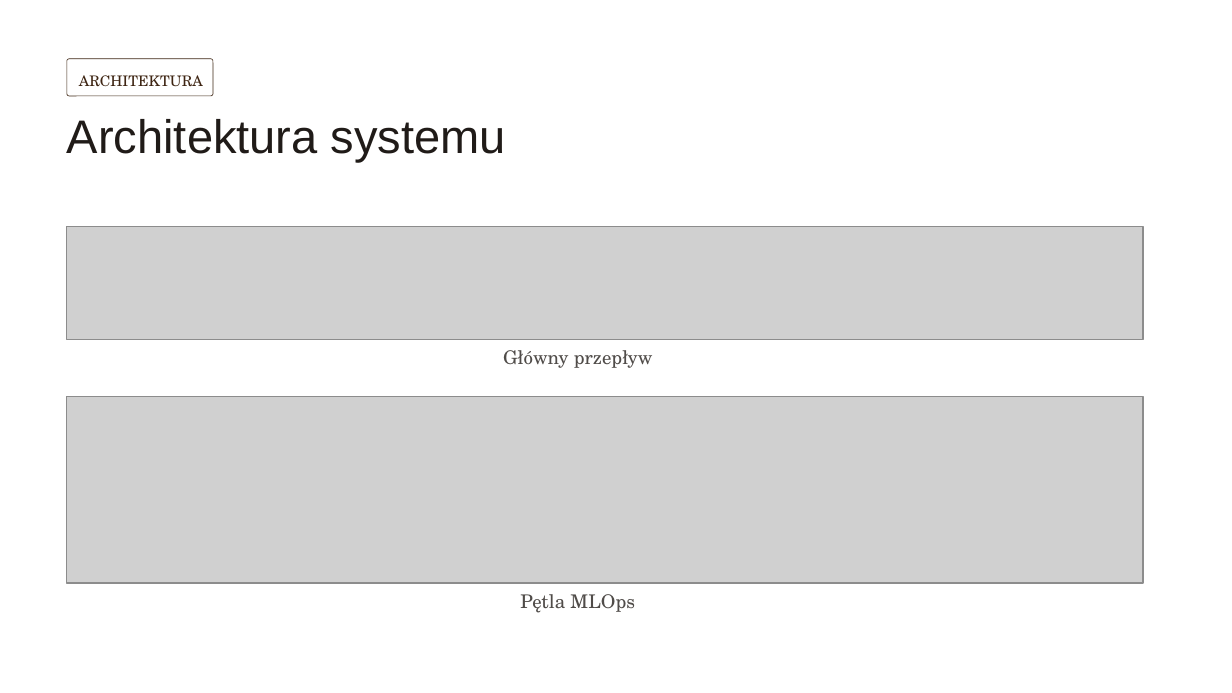
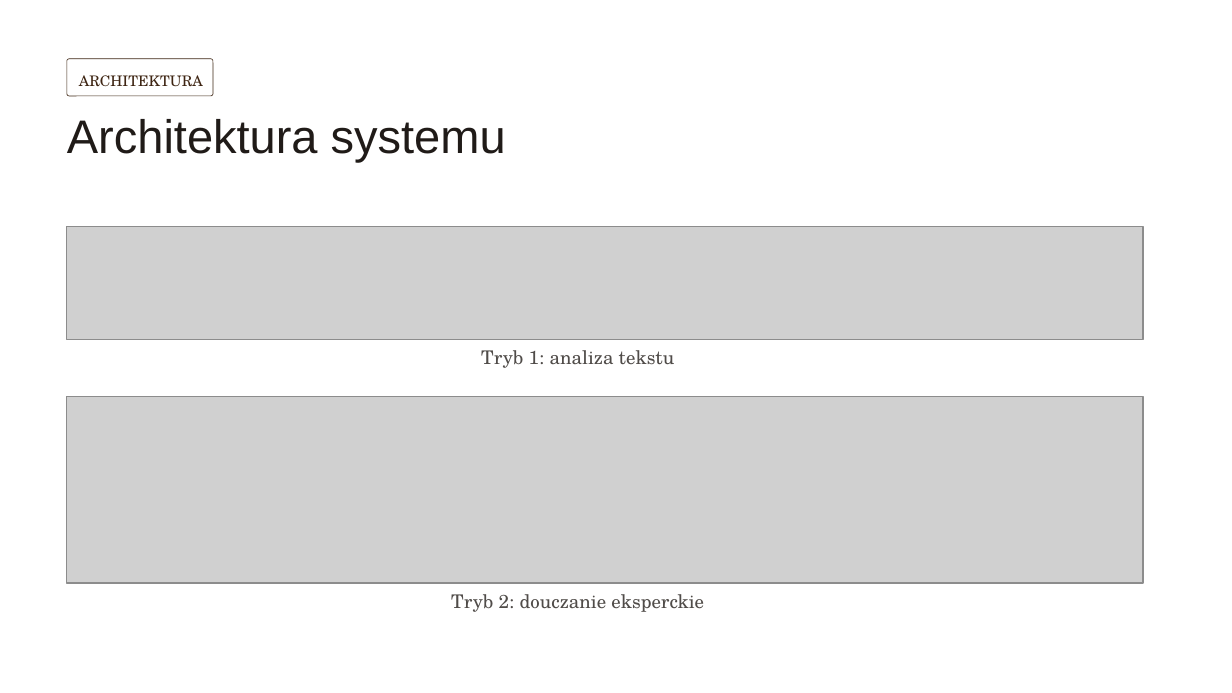
Before and after one commit to vp-1591/projekt-inzynierski, a slide deck: slide 4 of documentation/Projekt_43995.pptx (slide 5 before the commit). Drawn at 1232x693 pixels with LibreOffice and Linux fonts; fonts in the diff are those of the drawing; grey boxes stand for pictures. Boxes give left, top, right and bottom in pixels: in the first picture for what was removed or moved away, otherwise in the second. Text is boxed around its words. In the diff, an @@ line names an element or a change of style, - is before the commit and + after.

```diff
--- a/documentation/Projekt_43995.pptx
+++ b/documentation/Projekt_43995.pptx
@@ text at bbox=[481, 350, 675, 368]: text changed @@
-Główny przepływ
+Tryb 1: analiza tekstu
@@ text at bbox=[451, 594, 704, 612]: text changed @@
-Pętla MLOps
+Tryb 2: douczanie eksperckie
```
Also in this commit, not shown: 5 other slides changed, 1 slide added, 4 other files.
